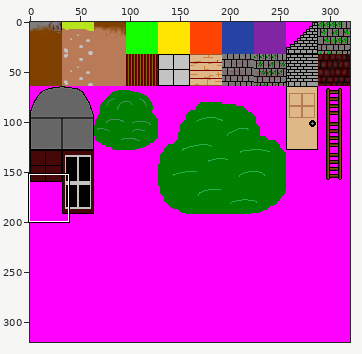
Two versions of one sprite sheet, tower-of-darkness-xna/tower-of-darkness-xna/tower-of-darkness-xnaContent/maps/spritesheets/spritesheet2.png. The first picture is a wide view before the edit; the outline marks the close-up.
Close-up. Old version:
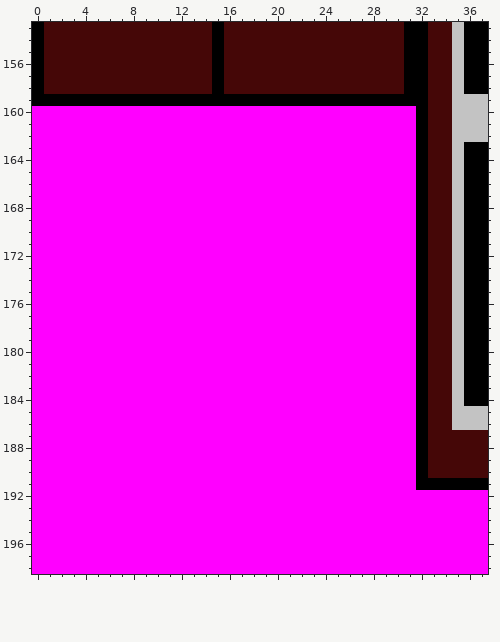
The file is 320x320 pixels. Colours within 5 levels of each other are drawn and written as one. Shown: x 0..37, y 153..198. The commit also changed other parts of the picture, which this record leaves out.
After:
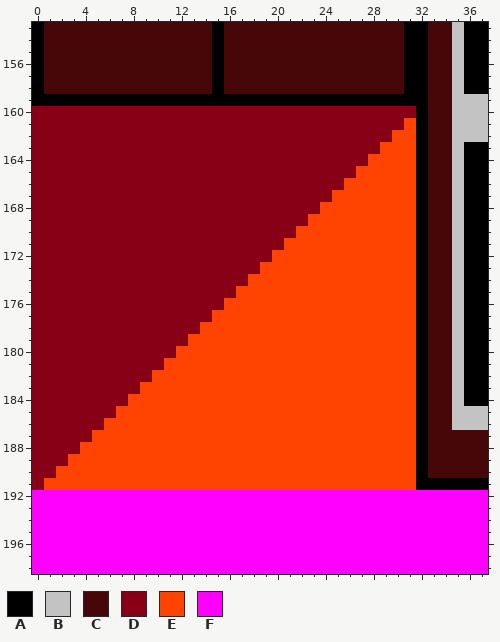
Palette (. is transparent): A #000000  B #c3c3c3  C #450707  D #880015  E #ff4300  F #ff00ff
Change:
Changed rows in their new state; - is an unchanged pixel.
first column x 0:
160 DDDDDDDDDDDDDDDDDDDDDDDDDDDDDDDD
161 DDDDDDDDDDDDDDDDDDDDDDDDDDDDDDDE
162 DDDDDDDDDDDDDDDDDDDDDDDDDDDDDDEE
163 DDDDDDDDDDDDDDDDDDDDDDDDDDDDDEEE
164 DDDDDDDDDDDDDDDDDDDDDDDDDDDDEEEE
165 DDDDDDDDDDDDDDDDDDDDDDDDDDDEEEEE
166 DDDDDDDDDDDDDDDDDDDDDDDDDDEEEEEE
167 DDDDDDDDDDDDDDDDDDDDDDDDDEEEEEEE
168 DDDDDDDDDDDDDDDDDDDDDDDDEEEEEEEE
169 DDDDDDDDDDDDDDDDDDDDDDDEEEEEEEEE
170 DDDDDDDDDDDDDDDDDDDDDDEEEEEEEEEE
171 DDDDDDDDDDDDDDDDDDDDDEEEEEEEEEEE
172 DDDDDDDDDDDDDDDDDDDDEEEEEEEEEEEE
173 DDDDDDDDDDDDDDDDDDDEEEEEEEEEEEEE
174 DDDDDDDDDDDDDDDDDDEEEEEEEEEEEEEE
175 DDDDDDDDDDDDDDDDDEEEEEEEEEEEEEEE
176 DDDDDDDDDDDDDDDDEEEEEEEEEEEEEEEE
177 DDDDDDDDDDDDDDDEEEEEEEEEEEEEEEEE
178 DDDDDDDDDDDDDDEEEEEEEEEEEEEEEEEE
179 DDDDDDDDDDDDDEEEEEEEEEEEEEEEEEEE
180 DDDDDDDDDDDDEEEEEEEEEEEEEEEEEEEE
181 DDDDDDDDDDDEEEEEEEEEEEEEEEEEEEEE
182 DDDDDDDDDDEEEEEEEEEEEEEEEEEEEEEE
183 DDDDDDDDDEEEEEEEEEEEEEEEEEEEEEEE
184 DDDDDDDDEEEEEEEEEEEEEEEEEEEEEEEE
185 DDDDDDDEEEEEEEEEEEEEEEEEEEEEEEEE
186 DDDDDDEEEEEEEEEEEEEEEEEEEEEEEEEE
187 DDDDDEEEEEEEEEEEEEEEEEEEEEEEEEEE
188 DDDDEEEEEEEEEEEEEEEEEEEEEEEEEEEE
189 DDDEEEEEEEEEEEEEEEEEEEEEEEEEEEEE
190 DDEEEEEEEEEEEEEEEEEEEEEEEEEEEEEE
191 DEEEEEEEEEEEEEEEEEEEEEEEEEEEEEEE
